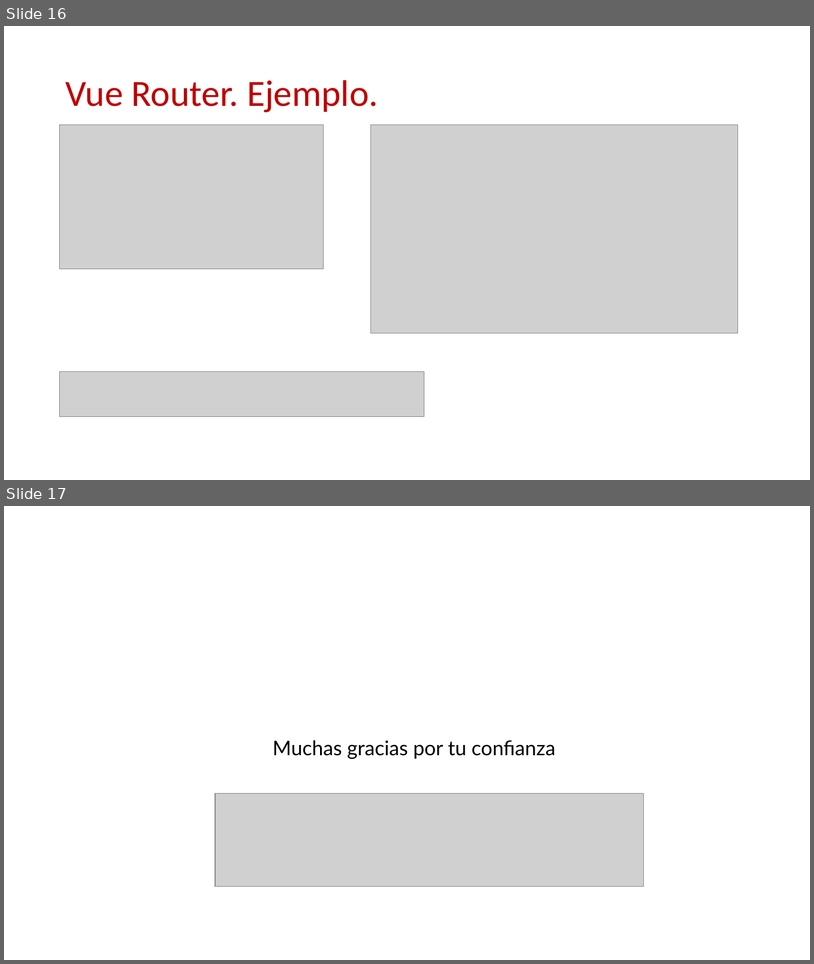
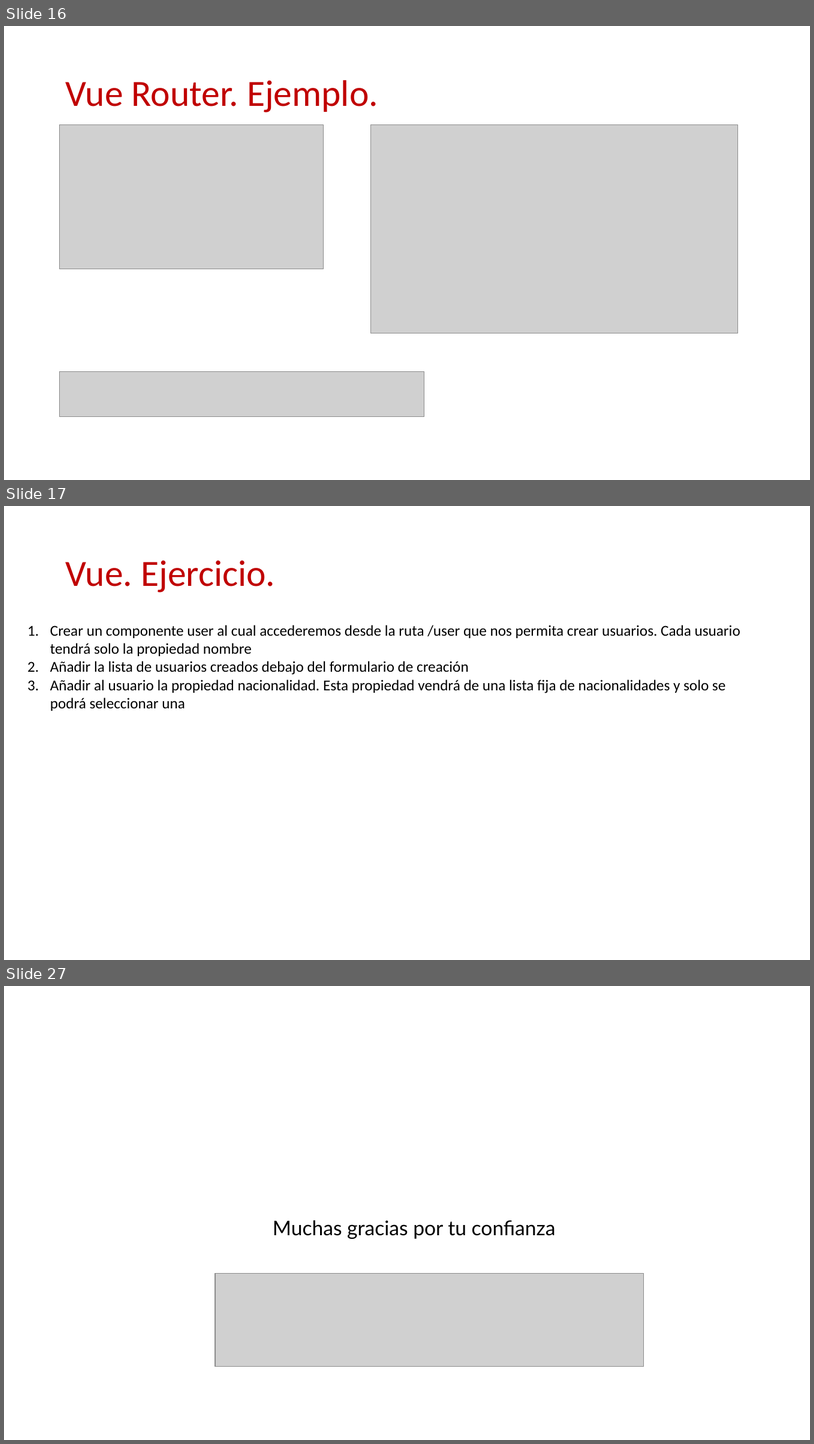
Before and after one commit to Robert-Freire/course-vue2, a slide deck: Vue.pptx. Shown one above the other, each under a label of ours: slides 16 and 17 before the commit, slides 16, 17 and 27 after it; the slides between them are not shown. The pictures are 814x964 and 814x1444 pixels, drawn with LibreOffice and Linux fonts; fonts in the diff are those of the drawing; grey boxes stand for pictures; background and template pictures are left out. Boxes give left, top, right and bottom in pixels: in the first picture for what was removed or moved away, otherwise in the second. Text is boxed around its words. In the diff, an @@ line names an element or a change of style, - is before the commit and + after.

```diff
--- a/Vue.pptx
+++ b/Vue.pptx
@@ slide 17 added at <box>4,506,810,960</box>, background #FFFFFF @@
@@ title added at <box>65,560,275,592</box>, 44 pt, text #C00000 @@
+Vue. Ejercicio.
@@ text added at <box>50,625,741,711</box>, 18 pt, text #000000 @@
+1. Crear un componente user al cual accederemos desde la ruta /user que nos permita crear usuarios. Cada usuario tendrá solo la propiedad nombre
+2. Añadir la lista de usuarios creados debajo del formulario de creación
+3. Añadir al usuario la propiedad nacionalidad. Esta propiedad vendrá de una lista fija de nacionalidades y solo se podrá seleccionar una
@@ what was slide 17 is now slide 27 @@
```
Also in this commit, not shown: 1 slide changed, 9 other slides added, 9 other files.
